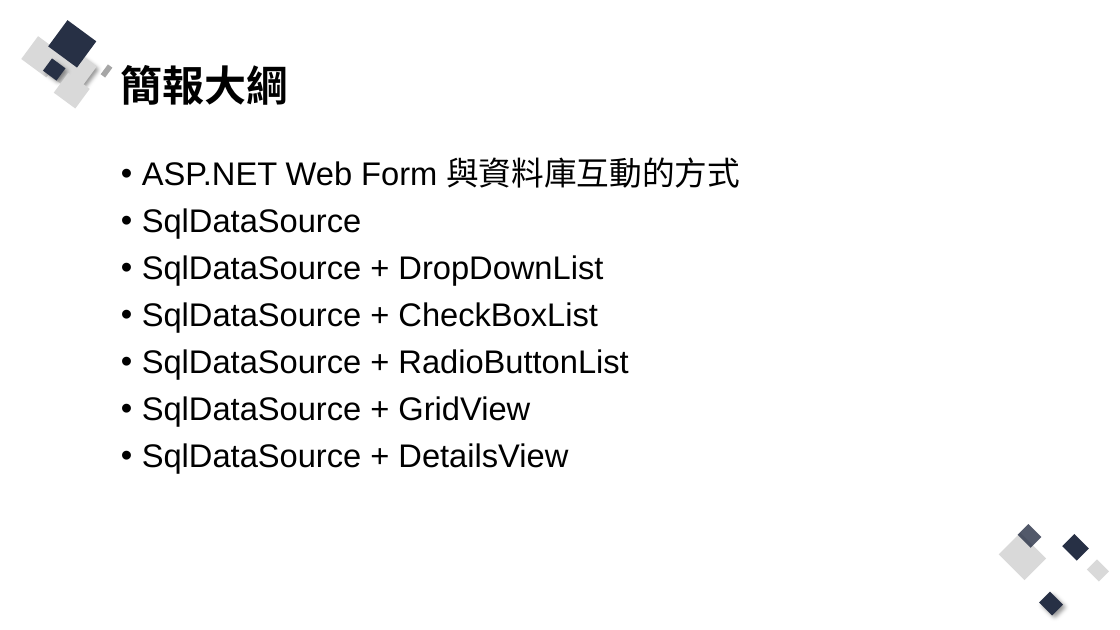
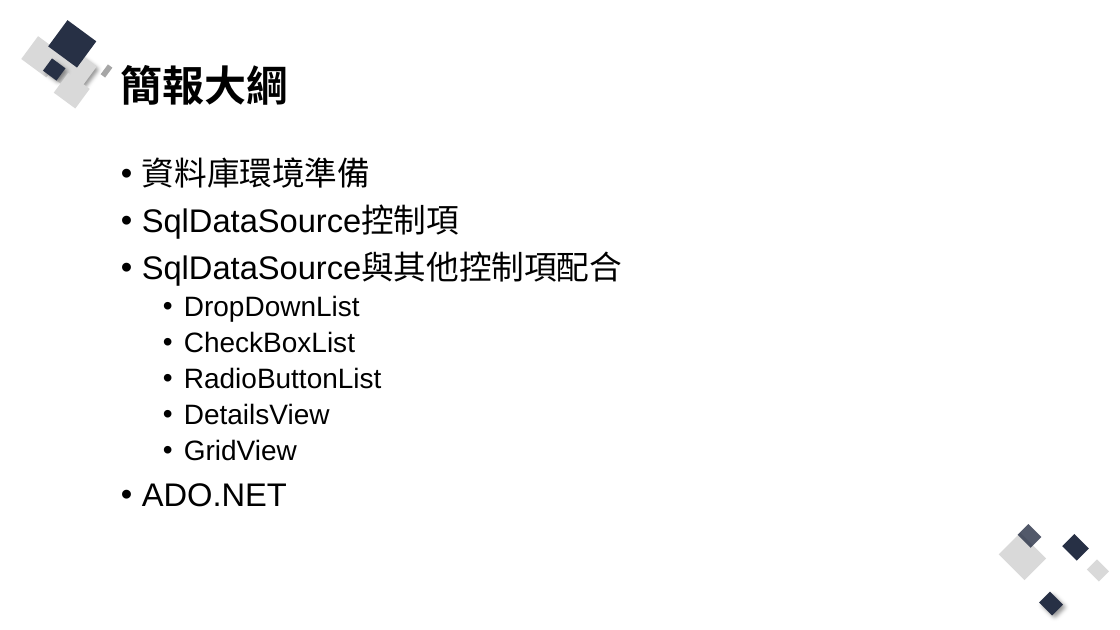
Before and after one commit to Q81JIAXIONG/-, a slide deck: slide 2 of 投影片/3..pptx. Drawn at 1120x630 pixels with LibreOffice and Linux fonts; fonts in the diff are those of the drawing. Boxes give left, top, right and bottom in pixels: in the first picture for what was removed or moved away, otherwise in the second. Text is boxed around its words. In the diff, an @@ line names an element or a change of style, - is before the commit and + after.

Commit message:
準備第3周sqldatasource範例

```diff
--- a/投影片/3..pptx
+++ b/投影片/3..pptx
@@ text at (142,157,622,507): text changed; size 28 to 24 pt @@
-• ASP.NET Web Form 與資料庫互動的方式
-• SqlDataSource
-• SqlDataSource + DropDownList
-• SqlDataSource + CheckBoxList
-• SqlDataSource + RadioButtonList
-• SqlDataSource + GridView
-• SqlDataSource + DetailsView
+• 資料庫環境準備
+• SqlDataSource控制項
+• SqlDataSource與其他控制項配合
+  • DropDownList
+  • CheckBoxList
+  • RadioButtonList
+  • DetailsView
+  • GridView
+• ADO.NET
```
Also in this commit, not shown: 3 other slides changed, 25 slides added, 2 slides removed, 12 other files.
